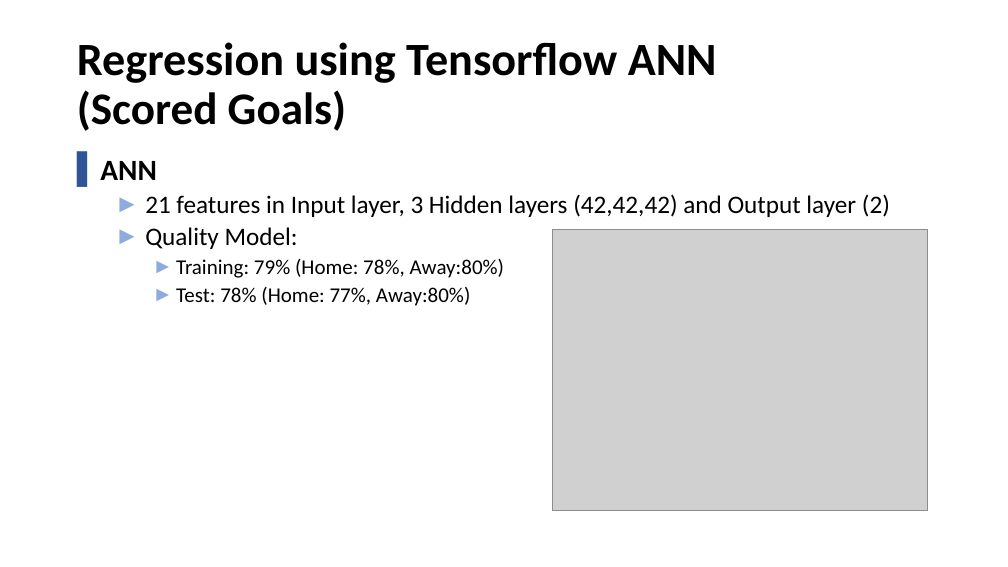
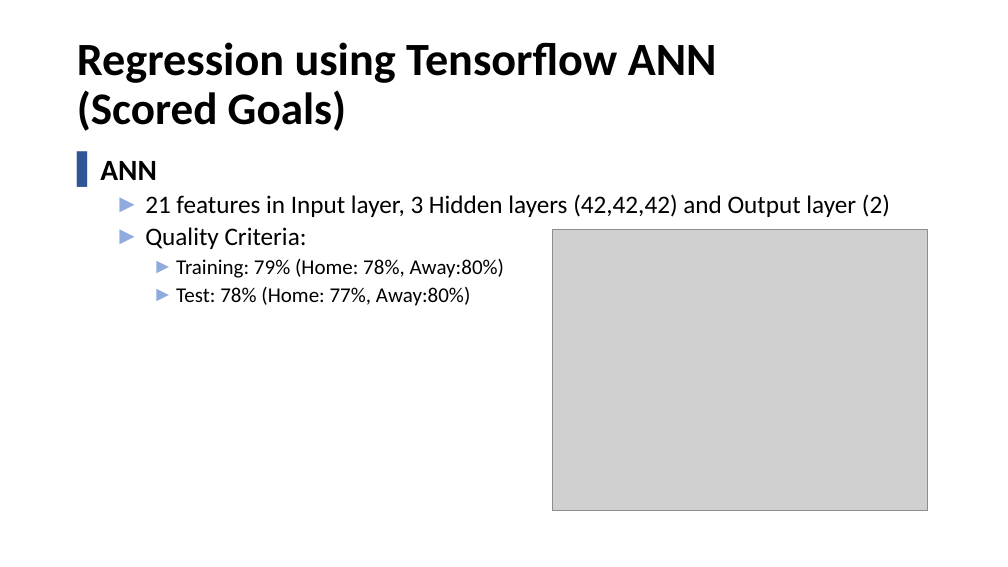
Before and after one commit to Khaledjallouli/project, a slide deck: slide 7 of Daily/sprint8/Sprint8_Review.pptx. Drawn at 1008x567 pixels with LibreOffice and Linux fonts; fonts in the diff are those of the drawing; grey boxes stand for pictures; background and template pictures are left out. Boxes give left, top, right and bottom in pixels: in the first picture for what was removed or moved away, otherwise in the second. Text is boxed around its words. In the diff, an @@ line names an element or a change of style, - is before the commit and + after.

```diff
--- a/Daily/sprint8/Sprint8_Review.pptx
+++ b/Daily/sprint8/Sprint8_Review.pptx
@@ text at <box>145,227,307,249</box>: text changed @@
-  ► Quality Model:
+  ► Quality Criteria:
```
Also in this commit, not shown: 4 other slides changed.
